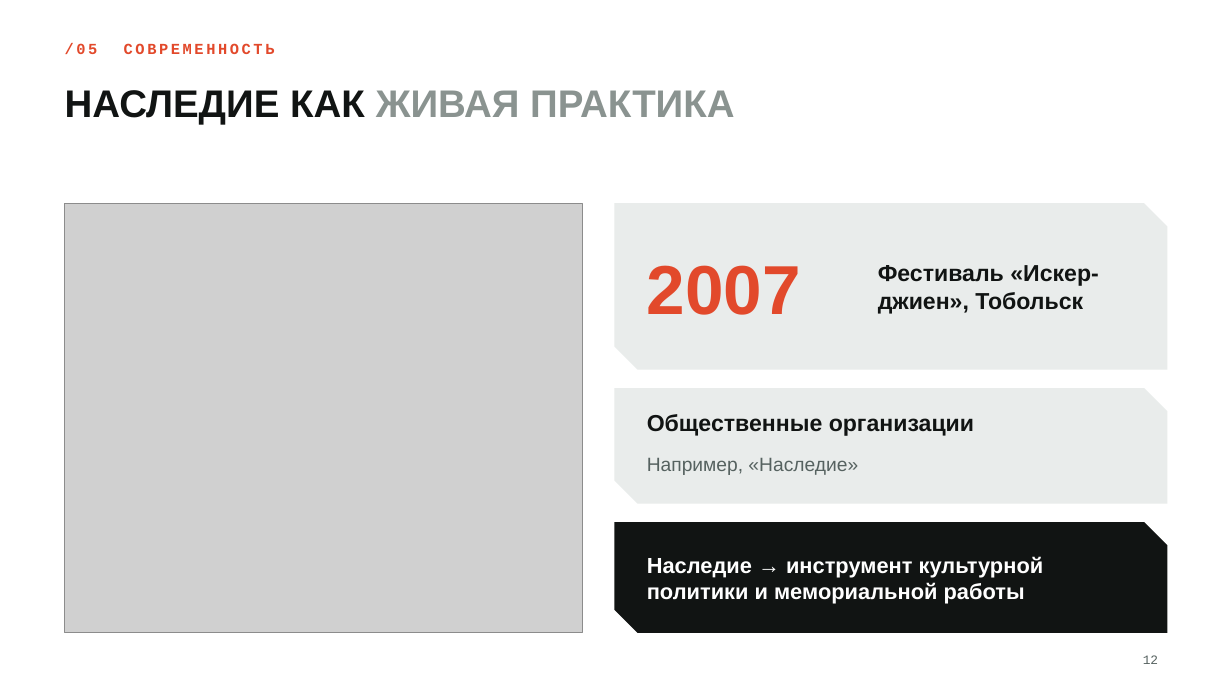
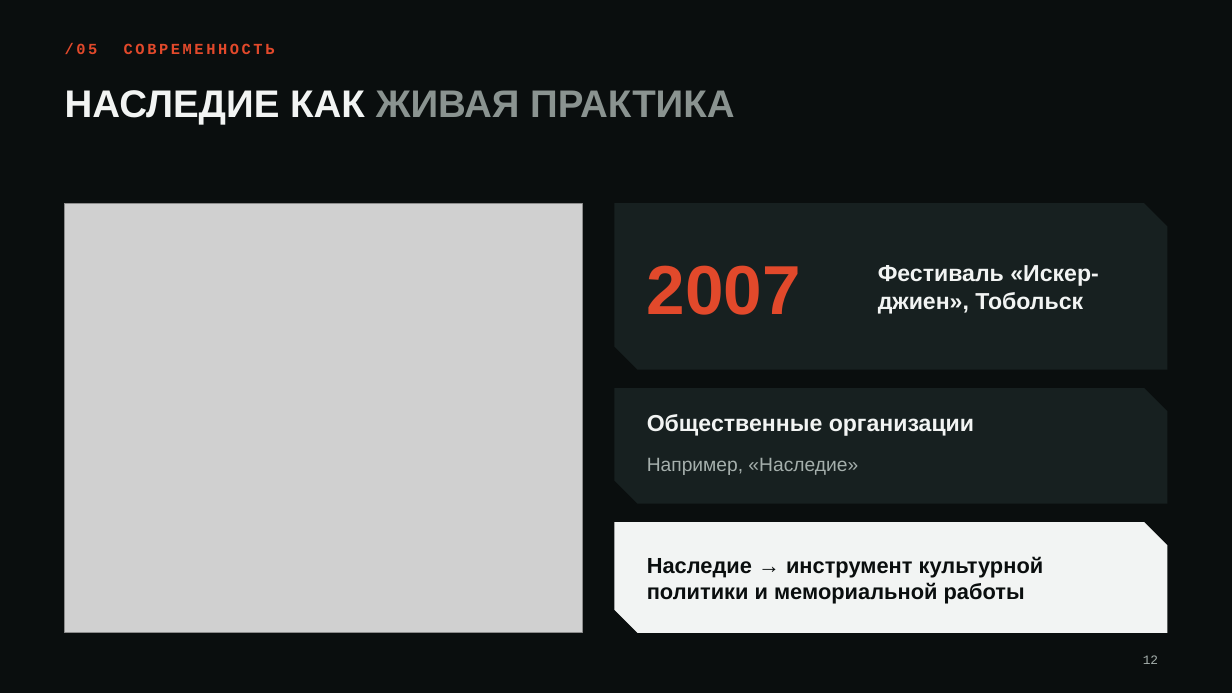
Before and after one commit to sgfsd/trading-bot, a slide deck: slide 12 of presentation/Siberian_Tatars_RU.pptx. Drawn at 1232x693 pixels with LibreOffice and Linux fonts; fonts in the diff are those of the drawing; grey boxes stand for pictures; background and template pictures are left out. Boxes give left, top, right and bottom in pixels: in the first picture for what was removed or moved away, otherwise in the second. Text is boxed around its words. In the diff, an @@ line names an element or a change of style, - is before the commit and + after.

```diff
--- a/presentation/Siberian_Tatars_RU.pptx
+++ b/presentation/Siberian_Tatars_RU.pptx
@@ background #FFFFFF to picture (left out) @@
@@ title "НАСЛЕДИЕ КАК ЖИВАЯ ПРАКТИКА" at box(65, 90, 734, 124): text colour #111413 to #F2F4F3 in "НАСЛЕДИЕ КАК" @@
@@ freeform shape at box(615, 203, 1167, 370): fill #E9ECEB to #172020 @@
@@ text "Фестиваль «Искер-джиен», Тобольск" at box(878, 265, 1098, 314): text colour #111413 to #F2F4F3 @@
@@ freeform shape at box(615, 388, 1167, 504): fill #E9ECEB to #172020 @@
@@ text "Общественные организации" at box(647, 414, 974, 436): text colour #111413 to #F2F4F3 @@
@@ text "Например, «Наследие»" at box(647, 458, 858, 475): text colour #566260 to #A5AFAC @@
@@ freeform shape at box(615, 522, 1167, 633): fill #111413 to #F2F4F3 @@
@@ text "Наследие → инструмент культурной политики ..." at box(647, 556, 1044, 604): text colour #FFFFFF to #0A0E0E @@
@@ page number at box(1143, 655, 1158, 664): text colour #566260 to #A5AFAC @@
```
Also in this commit, not shown: 12 other slides changed, 1 other file.
